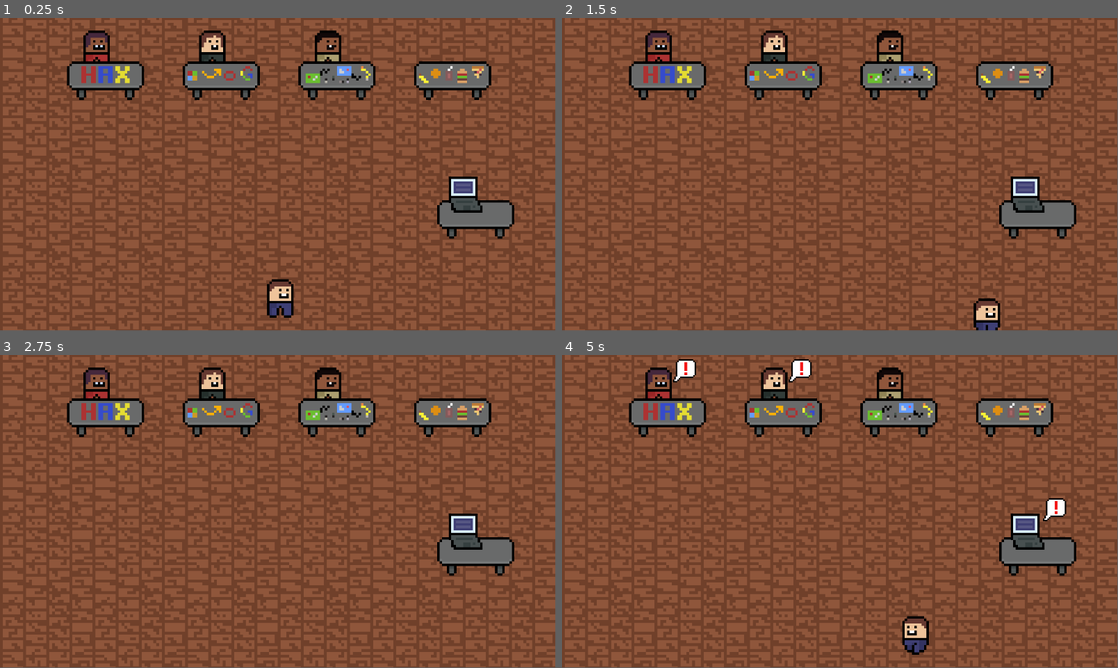
Above: before the commit, frames 1-4 (two rows, left to right).
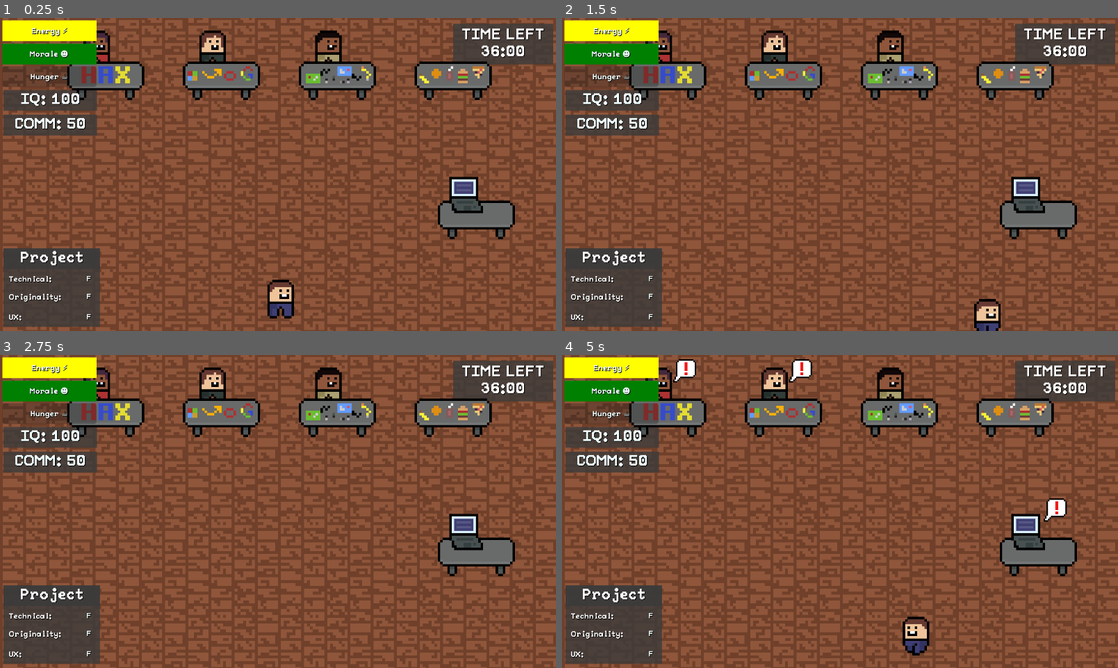
Above: after the commit, the same moments.

Repository: yuwex/bitcamp2025
Game: Godot game, scene res://scenes/game/main.tscn
Two runs of this game, one before a commit and one after it. Both use one fixed random seed, a clock stepped at 60 frames per second and the inputs below. This scene is started directly instead of the project's main scene.
Inputs:
- Up to frame 1 (0.25 s): no input
- Up to frame 2 (1.5 s): tap Enter at 0.5 s; hold D (right) 0.53-1.28 s; hold Shift (sprint) 0.53-1.28 s; hold S (down) from 1.28 s (still down); tap Space (interact) at 1.35 s
- Up to frame 3 (2.75 s): tap Shift (sprint) at 1.55 s; tap Space (interact) at 2 s; release S (down) at 2.03 s; hold D (right) from 2.03 s (still down); hold Shift (sprint) from 2.03 s (still down)
- Up to frame 4 (5 s): tap Enter at 2.75 s; release D (right) at 2.78 s; release Shift (sprint) at 2.78 s; hold W (up) 2.78-3.53 s; tap Shift (sprint) at 2.85, 4.35 s; tap Space (interact) at 3.5, 3.6 s; hold Shift (sprint) 3.53-4.28 s; hold A (left) from 3.53 s (still down)
The window is 799x449 before the commit and 800x450 after it. Grey fills any space a smaller window leaves; there, only what the larger window draws over its background counts as a difference.

The runs differ from the first frame. In frame 1, 16% of the frame differs, in the area x 0-100%, y 0-100%; in frame 2, 16%; in frame 3, 16%; in frame 4, 16%.

Commit message:
fix screen width and add ui

Diff:
--- a/project.godot
+++ b/project.godot
@@ -18,6 +18,11 @@
 [autoload]
 
 GlobalSignals="*res://scenes/gamelogic/global_signals.gd"
+
+[display]
+
+window/stretch/mode="viewport"
+window/stretch/aspect="keep_width"
 
 [input]
 
@@ -64,11 +69,6 @@
 "events": [Object(InputEventKey,"resource_local_to_scene":false,"resource_name":"","device":-1,"window_id":0,"alt_press …(191 unchanged characters)…
 ]
 }
-sprint={
-"deadzone": 0.2,
-"events": [Object(InputEventKey,"resource_local_to_scene":false,"resource_name":"","device":-1,"window_id":0,"alt_pressed":false,"shift_pressed":false,"ctrl_pressed":false,"meta_pressed":false,"pressed":false,"keycode":0,"physical_keycode":4194325,"key_label":0,"unicode":0,"location":0,"echo":false,"script":null)
-]
-}
 
 [rendering]
 
--- a/scenes/game/main.tscn
+++ b/scenes/game/main.tscn
@@ -6,11 +6,13 @@
 [ext_resource type="Texture2D" uid="uid://iobqk5loxvgn" path="res://assets/janeHackaThon.png" id="4_iba00"]
 [ext_resource type="PackedScene" uid="uid://c1pitfqy7hf6s" path="res://scenes/station/station.tscn" id="4_uaf1y"]
 [ext_resource type="Texture2D" uid="uid://d0lu073124ni6" path="res://assets/joeThonaHack.png" id="5_j7lav"]
+[ext_resource type="PackedScene" uid="uid://vwmk2hglrchl" path="res://scenes/statsdisplay/statsdisplay.tscn" id="7_g38uy"]
 
 [node name="Main" type="Node2D"]
 script = ExtResource("1_h2yge")
 
 [node name="Floor" type="Node2D" parent="."]
+z_index = -999
 
 [node name="Floor" type="Sprite2D" parent="Floor"]
 texture_filter = 1
@@ -232,4 +234,6 @@
 [node name="Timer" type="Timer" parent="."]
 autostart = true
 
+[node name="Statsdisplay" parent="." instance=ExtResource("7_g38uy")]
+
 [connection signal="timeout" from="Timer" to="." method="_on_timer_timeout"]
--- a/scenes/station/event interface/eventinterface.gd
+++ b/scenes/station/event interface/eventinterface.gd
@@ -13,10 +13,10 @@
 
 func _ready() -> void:
 
-	### TESTING
-	EventManager.initEvents()
-	event = EventManager.allEvents[0]
-	###
+	#### TESTING
+	#EventManager.initEvents()
+	#event = EventManager.allEvents[0]
+	####
 
 	assert(event, "Event must be passed")
 
Not shown: 1 places in scenes/game/main.tscn that only renumber resources
